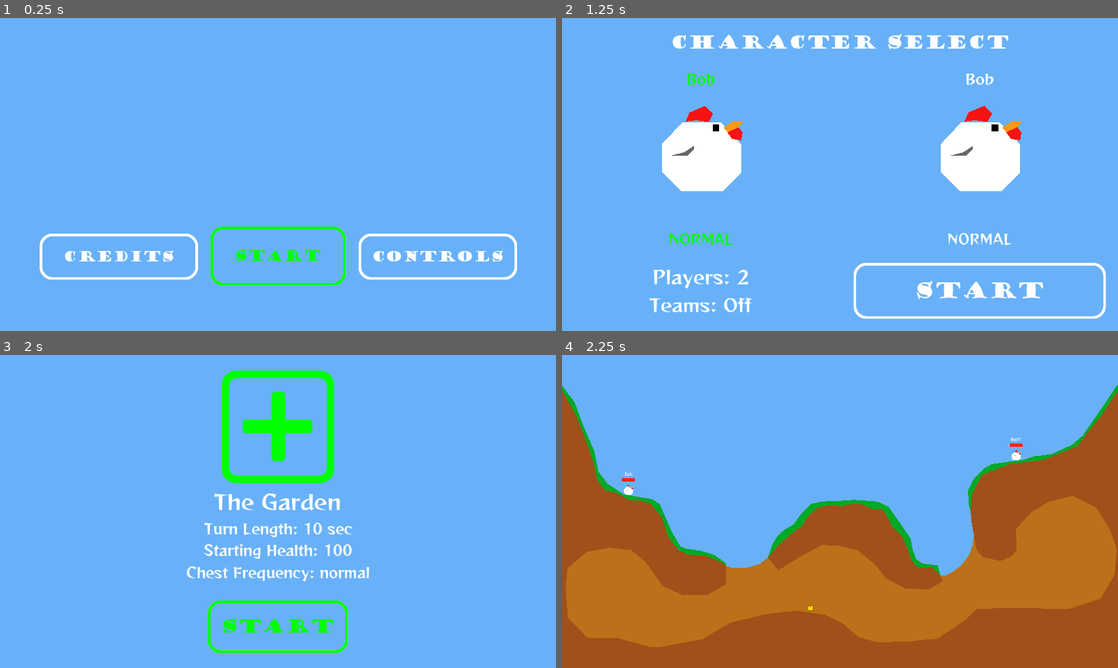
Above: before the commit, frames 1-4 (two rows, left to right).
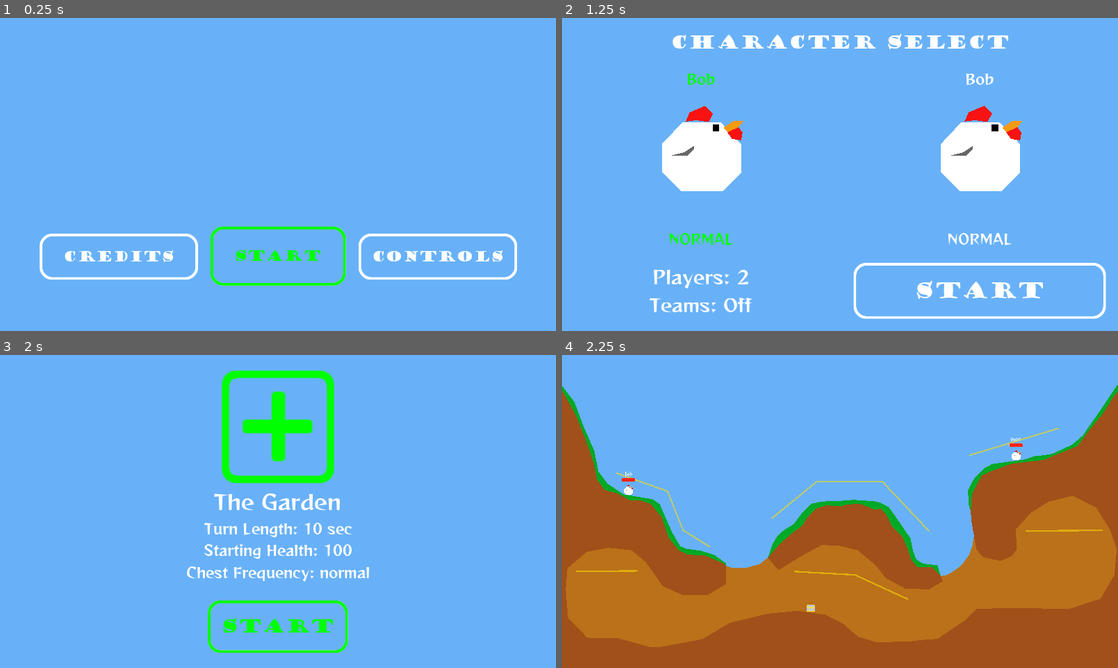
Above: after the commit, the same moments.

Repository: Athakaspen/NotWorms
Game: Godot game, scene res://MainScenes/MainMenu.tscn
Same seed, same stepped clock (60 frames per second), same inputs: the game is played once before the commit and once after it.
Inputs:
- Up to frame 1 (0.25 s): no input
- Up to frame 2 (1.25 s): click "Start" at 0.5 s
- Up to frame 3 (2 s): click "Start" at 1.25 s
- Up to frame 4 (2.25 s): click "Start" at 2 s

Frames 1-3 are identical in both runs. In frame 4, 0.6% of the frame differs, in the area x 2-98%, y 23-82%.

Commit message:
Added barrels and lattuce, fixed bomb smoke, improved chest graphic

Diff:
--- a/MainScenes/Maps/Map1.tscn
+++ b/MainScenes/Maps/Map1.tscn
@@ -260,22 +260,21 @@
 script = ExtResource( 4 )
 
 [node name="ChestSpawner" type="Node2D" parent="."]
-visible = false
 script = ExtResource( 2 )
 
 [node name="ChestLine" type="Line2D" parent="ChestSpawner"]
 modulate = Color( 1, 0.866667, 0.00784314, 0.552941 )
-points = PoolVector2Array( 492, 602, 1206, 1154 )
+points = PoolVector2Array( 478, 768, 840, 886, 949, 1136, 1138, 1244 )
 default_color = Color( 1, 1, 1, 1 )
 
 [node name="ChestLine2" type="Line2D" parent="ChestSpawner"]
 modulate = Color( 1, 0.866667, 0.00784314, 0.552941 )
-points = PoolVector2Array( 3570, 360, 2932, 581 )
+points = PoolVector2Array( 3582, 482, 2954, 656 )
 default_color = Color( 1, 1, 1, 1 )
 
 [node name="ChestLine3" type="Line2D" parent="ChestSpawner"]
 modulate = Color( 1, 0.866667, 0.00784314, 0.552941 )
-points = PoolVector2Array( 2665, 1098, 2177, 709, 1564, 1037 )
+points = PoolVector2Array( 2673, 1142, 2345, 823, 1888, 823, 1569, 1061 )
 default_color = Color( 1, 1, 1, 1 )
 
 [node name="ChestLine4" type="Line2D" parent="ChestSpawner"]
@@ -290,7 +289,7 @@
 
 [node name="ChestLine6" type="Line2D" parent="ChestSpawner"]
 modulate = Color( 1, 0.866667, 0.00784314, 0.552941 )
-points = PoolVector2Array( 2462, 1559, 1937, 1300 )
+points = PoolVector2Array( 2525, 1579, 2154, 1423, 1727, 1401 )
 default_color = Color( 1, 1, 1, 1 )
 
 [node name="ChestHolder" type="Node2D" parent="."]
--- /dev/null
+++ b/Scripts/Barrel.gd
@@ -0,0 +1,91 @@
+extends RigidBody2D
+
+var owning_player = "UNDEFINED"
+
+var explosion_particles_res = preload("res://SubScenes/Weapons/ExplosionParticles.tscn")
+
+# This var used for particles only
+var explosion_radius = 200
+var explosion_damage = 25
+var explosion_force = 2500
+
+var fakebullet_res = preload("res://SubScenes/FakeBullet.tscn")
+
+var explosion_delay = 1.0 # sec
+
+var grav
+
+var has_exploded = false
+
+# Called when the node enters the scene tree for the first time.
+func _ready():
+	grav = gravity_scale
+	gravity_scale = 0.0
+
+func do_damage(_value:int, source_player:String = "UNDEFINED"):
+	if not has_exploded:
+		has_exploded = true
+		self.owning_player = source_player
+		modulate = Color.red
+		$DelayTimer.wait_time = explosion_delay
+		$DelayTimer.start()
+
+		# Keep turn in projectile mode
+		var fb = fakebullet_res.instance()
+		fb.wait_time = explosion_delay
+		fb.position = position
+		MatchInfo.projectile_holder.add_child(fb)
+
+		yield($DelayTimer, "timeout")
+		_explode()
+
+func _explode() -> void:
+	var hit_terrain := false
+	for body in $DetectionArea.get_overlapping_bodies():
+		if body.is_in_group("Destructible"):
+			body.get_parent().clip(body, $ExplosionArea/ExplosionPoly)
+			hit_terrain = true
+
+		elif body in $ExplosionArea.get_overlapping_bodies():
+			if body.is_in_group("Knockback"):
+				body.apply_central_impulse( \
+					(body.global_position - global_position).normalized() * explosion_force)
+			if body.is_in_group("Damageable"):
+				if body.has_method("do_damage"):
+					body.do_damage(explosion_damage, owning_player)
+				else: body.get_parent().do_damage(explosion_damage, owning_player)
+
+	# Explosion Particle effect
+	var particles = explosion_particles_res.instance()
+	particles.set_radius(explosion_radius)
+	particles.position = position
+	if not hit_terrain: particles.set_dirt_visible(false)
+	MatchInfo.projectile_holder.call_deferred("add_child", particles)
+
+
+
+	call_deferred("queue_free")
+
+#func _on_Chest_body_entered(body):
+#	if body.is_in_group("Player"):
+#		body.parent.give(contents)
+#
+#		# pre-delete
+#		self.sleeping = true
+#		self.visible = false
+#		$CollisionPolygon2D.call_deferred("set_disabled", true)
+#
+#		# Popups
+#		for item in self.contents:
+#			var popup = popup_res.instance()
+#			get_parent().add_child(popup)
+#			popup.set_text("+" + str(contents[item]) + " " + GameData.WeaponData[item]["pretty_name"])
+#			popup.set_color(Color.green)
+#			popup.set_lifespan(2.0)
+#			popup.position = self.position
+#			yield(get_tree().create_timer(0.5), "timeout")
+#
+#		self.queue_free()
+
+func _on_Timer_timeout():
+	gravity_scale = grav
--- a/Scripts/ChestSpawner.gd
+++ b/Scripts/ChestSpawner.gd
@@ -1,6 +1,8 @@
 extends Node2D
 
 var chest_res = preload("res://SubScenes/Chest.tscn")
+var barrel_res = preload("res://SubScenes/Barrel.tscn")
+var lettuce_res = preload("res://SubScenes/Lettuce.tscn")
 var last_chest = null
 
 # Called when the node enters the scene tree for the first time.
@@ -22,6 +24,18 @@
 	MatchInfo.chest_holder.add_child(new_chest)
 	last_chest = new_chest
 
+func spawn_barrel():
+	var new_chest = barrel_res.instance()
+	new_chest.position = get_random_point()
+	MatchInfo.chest_holder.add_child(new_chest)
+	last_chest = new_chest
+
+func spawn_lettuce():
+	var new_chest = lettuce_res.instance()
+	new_chest.position = get_random_point()
+	MatchInfo.chest_holder.add_child(new_chest)
+	last_chest = new_chest
+
 func get_cam_point():
 	if is_instance_valid(last_chest):
 		return last_chest.global_position
--- /dev/null
+++ b/Scripts/FakeBullet.gd
@@ -0,0 +1,21 @@
+extends Timer
+
+
+# Declare member variables here. Examples:
+# var a = 2
+# var b = "text"
+
+
+# Called when the node enters the scene tree for the first time.
+#func _ready():
+#	pass # Replace with function body.
+
+
+# Called every frame. 'delta' is the elapsed time since the previous frame.
+#func _process(delta):
+#	pass
+
+var position = Vector2.ZERO
+
+func _on_FakeBullet_timeout():
+	self.queue_free()
--- /dev/null
+++ b/Scripts/Lettuce.gd
@@ -0,0 +1,21 @@
+extends RigidBody2D
+
+var popup_res = preload("res://SubScenes/DamagePopup.tscn")
+
+var heal_amount = 30
+
+var grav
+
+# Called when the node enters the scene tree for the first time.
+func _ready():
+	grav = gravity_scale
+	gravity_scale = 0.0
+
+func _on_Lettuce_body_entered(body):
+	if body.is_in_group("Player"):
+		body.parent.heal(heal_amount)
+
+		self.queue_free()
+
+func _on_Timer_timeout():
+	gravity_scale = grav
--- a/Scripts/Menu.gd
+++ b/Scripts/Menu.gd
@@ -22,7 +22,9 @@
 	get_tree().change_scene(start_path)
 
 func _on_CreditsButton_pressed():
+# warning-ignore:return_value_discarded
 	get_tree().change_scene("res://MainScenes/Credits.tscn")
 
 func _on_ControlsButton_pressed():
+# warning-ignore:return_value_discarded
 	get_tree().change_scene("res://MainScenes/Controls.tscn")
--- a/Scripts/Player.gd
+++ b/Scripts/Player.gd
@@ -180,6 +180,20 @@
 	if health == 0:
 		die(source_player)
 
+func heal(amount: int):
+	health = int(clamp(health+amount, 0, MAX_HEALTH))
+
+	# create popup
+	var damage_popup = damage_popup_res.instance()
+	damage_popup.set_text("-" + str(amount))
+	damage_popup.set_color(Color.green)
+	damage_popup.set_lifespan(1.0)
+	damage_popup.position = player_body.position \
+		+ Vector2(rand_range(-20, 20), rand_range(-10, 10))
+	get_parent().level.add_child(damage_popup)
+
+	update_healthbar()
+
 func set_team(new_team : String):
 	self.team = new_team
 	# Change color if this is a team match
--- a/Scripts/Singletons/MatchInfo.gd
+++ b/Scripts/Singletons/MatchInfo.gd
@@ -49,6 +49,7 @@
 var starting_health : int = 100
 # How often chests will drop
 # values are "rare", "normal", "max"
+# ACTUALLY, applies to all items
 var chest_freq = "normal"
 
 var starting_inventory = {
@@ -162,13 +163,35 @@
 func get_turns_til_next_chest() -> int:
 	match chest_freq:
 		"rare":
-			return randi() % 5 + 2
+			return randi() % 4 + 3
 		"normal":
-			return randi() % 3 + 1
+			return randi() % 3 + 2
 		"max":
 			return 1
 	print("Unexpected chest_freq, defaulting to normal")
 	return randi() % 3 + 1
+
+func get_turns_til_next_barrel() -> int:
+	match chest_freq:
+		"rare":
+			return randi() % 5 + 3
+		"normal":
+			return randi() % 4 + 2
+		"max":
+			return 1
+	print("Unexpected chest_freq, defaulting to normal")
+	return randi() % 4 + 2
+
+func get_turns_til_next_lettuce() -> int:
+	match chest_freq:
+		"rare":
+			return randi() % 5 + 3
+		"normal":
+			return randi() % 3 + 3
+		"max":
+			return 1
+	print("Unexpected chest_freq, defaulting to normal")
+	return randi() % 3 + 3
 
 # Set the name of the winner, for use on winscreen
 func add_winner_name(playername:String):
--- a/Scripts/TurnQueue.gd
+++ b/Scripts/TurnQueue.gd
@@ -35,6 +35,8 @@
 var team_turn_queue
 
 var turns_til_next_chest = 1
+var turns_til_next_barrel = MatchInfo.get_turns_til_next_barrel()
+var turns_til_next_lettuce = MatchInfo.get_turns_til_next_lettuce()
 
 func initialize():
 
@@ -69,6 +71,7 @@
 
 func main_loop():
 	while true:
+#		print ("Loop top")
 		active_player = get_next_player()
 		STATE = State.PRETURN
 		yield(init_preturn(), "completed")
@@ -102,15 +105,40 @@
 		# Reset zoom after the player's turn is done
 		MatchInfo.game_camera.reset_zoom()
 
+		#Items
 		turns_til_next_chest -= 1
 		if turns_til_next_chest <= 0:
 			STATE = State.CHEST
 			yield(init_chest_spawn(), "completed")
 
+		turns_til_next_barrel -= 1
+		if turns_til_next_barrel <= 0:
+			STATE = State.CHEST
+			yield(init_barrel_spawn(), "completed")
+
+		turns_til_next_lettuce -= 1
+		if turns_til_next_lettuce <= 0:
+			STATE = State.CHEST
+			yield(init_lettuce_spawn(), "completed")
+
 		# Stop if we've detected that the game is over
 		if STATE == State.GAMEOVER:
 #			do_endgame()
 			break
+
+# This doesn't work because yield is weird
+#func do_items_phase():
+#	turns_til_next_chest -= 1
+#	if turns_til_next_chest <= 0:
+#		STATE = State.CHEST
+#		yield(init_chest_spawn(), "completed")
+#		print("yield1 done")
+#
+#	turns_til_next_barrel -= 1
+#	if turns_til_next_barrel <= 0:
+#		STATE = State.CHEST
+#		yield(init_barrel_spawn(), "completed")
+#		print("yield2 done")
 
 func get_next_player():
 	if MatchInfo.TEAM_MODE == "off":
@@ -177,6 +205,18 @@
 	CAM_MODE = CamMode.CHEST
 	yield(get_tree().create_timer(2.5), "timeout")
 
+func init_barrel_spawn():
+	MatchInfo.chest_spawner.spawn_barrel()
+	turns_til_next_barrel = MatchInfo.get_turns_til_next_barrel()
+	CAM_MODE = CamMode.CHEST
+	yield(get_tree().create_timer(2.5), "timeout")
+
+func init_lettuce_spawn():
+	MatchInfo.chest_spawner.spawn_lettuce()
+	turns_til_next_lettuce = MatchInfo.get_turns_til_next_lettuce()
+	CAM_MODE = CamMode.CHEST
+	yield(get_tree().create_timer(2.5), "timeout")
+
 func do_endgame():
 	CAM_MODE = CamMode.PROJECTILE
 	yield(get_tree().create_timer(1.6), "timeout")
--- a/Scripts/Weapons/BouncyBomb_Proj.gd
+++ b/Scripts/Weapons/BouncyBomb_Proj.gd
@@ -63,7 +63,9 @@
 				body.apply_central_impulse( \
 					(body.global_position - global_position).normalized() * explosion_force)
 			if body.is_in_group("Damageable"):
-				body.get_parent().do_damage(explosion_damage, owning_player)
+				if body.has_method("do_damage"):
+					body.do_damage(explosion_damage, owning_player)
+				else: body.get_parent().do_damage(explosion_damage, owning_player)
 
 	# Explosion Particle effect
 	var particles = explosion_particles_res.instance()
--- a/Scripts/Weapons/RocketLauncher_Proj.gd
+++ b/Scripts/Weapons/RocketLauncher_Proj.gd
@@ -1,6 +1,6 @@
 extends RigidBody2D
 
-var explosion_radius = 90
+var explosion_radius = 100
 var detection_margin = 40
 var explosion_poly
 
@@ -28,7 +28,7 @@
 	$Timer.start(explosion_delay)
 
 	# This code taken directly from the destructible terrain demo
-	var nb_points = 24
+	var nb_points = 28
 	var points = PoolVector2Array()
 	for i in range(nb_points+1):
 		var point = deg2rad(i * 360.0 / nb_points - 90)
@@ -84,7 +84,9 @@
 					body.apply_central_impulse( \
 						(body.global_position - global_position).normalized() * explosion_force * 5)
 			if body.is_in_group("Damageable"):
-				body.get_parent().do_damage(explosion_damage, owning_player)
+				if body.has_method("do_damage"):
+					body.do_damage(explosion_damage, owning_player)
+				else: body.get_parent().do_damage(explosion_damage, owning_player)
 
 	# Explosion Particle effect
 	var particles = explosion_particles_res.instance()
--- a/Scripts/Weapons/RomanCandle_Proj.gd
+++ b/Scripts/Weapons/RomanCandle_Proj.gd
@@ -4,7 +4,7 @@
 var detection_margin = 30
 var explosion_poly
 
-var explosion_force = 160
+var explosion_force = 150
 var explosion_damage = 0 # This will be set by the gun
 var owning_player = "UNDEFINED"
 
@@ -85,11 +85,16 @@
 #					body.apply_central_impulse( \
 #						(body.global_position - global_position).normalized() * explosion_force * -.2)
 			if body.is_in_group("Damageable"):
+				var affected_node
+				if body.has_method("do_damage"):
+					affected_node = body
+				else:
+					affected_node = body.get_parent()
 				# Do less damage to owner
-				if body.get_parent().name != owning_player:
-					body.get_parent().do_damage(explosion_damage, owning_player)
+				if affected_node.name != owning_player:
+					affected_node.do_damage(explosion_damage, owning_player)
 				else:
-					body.get_parent().do_damage(explosion_damage*0.4, owning_player)
+					affected_node.do_damage(explosion_damage*0.4, owning_player)
 
 	# Explosion Particle effect
 	var particles = explosion_particles_res.instance()
--- /dev/null
+++ b/SubScenes/Barrel.tscn
@@ -0,0 +1,83 @@
+[gd_scene load_steps=3 format=2]
+
+[ext_resource path="res://Scripts/Barrel.gd" type="Script" id=1]
+
+[sub_resource type="CircleShape2D" id=1]
+radius = 206.0
+
+[node name="Barrel" type="RigidBody2D" groups=["Barrel", "Damageable"]]
+mass = 3.0
+gravity_scale = 6.0
+can_sleep = false
+script = ExtResource( 1 )
+
+[node name="Barrel" type="Polygon2D" parent="."]
+scale = Vector2( 1.6, 1.6 )
+color = Color( 1, 0, 0, 1 )
+polygon = PoolVector2Array( -15, 19, 15, 19, 16, 16, 17, 8, 17, -10, 16, -18, 15, -21, -15, -21, -16, -18, -17, -10, -17, 8, -16, 16 )
+
+[node name="Bands" type="Polygon2D" parent="Barrel"]
+position = Vector2( 0, -1 )
+color = Color( 0.568627, 0, 0, 1 )
+polygon = PoolVector2Array( -16, -20, -16, -17, 16, -17, 16, -20 )
+
+[node name="Bands2" type="Polygon2D" parent="Barrel"]
+position = Vector2( -1, 35 )
+color = Color( 0.568627, 0, 0, 1 )
+polygon = PoolVector2Array( -15, -19, -15, -16, 17, -16, 17, -19 )
+
+[node name="Bands3" type="Polygon2D" parent="Barrel"]
+position = Vector2( -1, 24 )
+color = Color( 0.568627, 0, 0, 1 )
+polygon = PoolVector2Array( -16, -19, -16, -16, -5, -16, 7, -16, 18, -16, 18, -19, 7, -19, -5, -19 )
+
+[node name="Bands4" type="Polygon2D" parent="Barrel"]
+position = Vector2( -1, 10 )
+color = Color( 0.568627, 0, 0, 1 )
+polygon = PoolVector2Array( -16, -20, -16, -17, -5, -17, 7, -17, 18, -17, 18, -20, 7, -20, -5, -20 )
+
+[node name="Polygon2D" type="Polygon2D" parent="Barrel"]
+color = Color( 0, 0, 0, 1 )
+polygon = PoolVector2Array( -6, 4, 6, 4, 0, -6 )
+
+[node name="Polygon2D2" type="Polygon2D" parent="Barrel"]
+color = Color( 1, 0.843137, 0, 1 )
+polygon = PoolVector2Array( -4, 3, 4, 3, 0, -4 )
+
+[node name="Polygon2D3" type="Polygon2D" parent="Barrel"]
+color = Color( 0, 0, 0, 1 )
+polygon = PoolVector2Array( 0, 1, 0, 1, 1, -2, 0, -2, -1, -2 )
+
+[node name="Polygon2D4" type="Polygon2D" parent="Barrel"]
+position = Vector2( 0, 2 )
+color = Color( 0, 0, 0, 1 )
+polygon = PoolVector2Array( -1, 0, 0, 1, 1, 0, 0, -1 )
+
+[node name="CollisionPolygon2D" type="CollisionPolygon2D" parent="."]
+scale = Vector2( 1.6, 1.6 )
+polygon = PoolVector2Array( -16, 19, -17, 8, -17, -10, -16, -21, 16, -21, 17, -10, 17, 8, 16, 19 )
+
+[node name="Timer" type="Timer" parent="."]
+wait_time = 0.6
+one_shot = true
+autostart = true
+
+[node name="DetectionArea" type="Area2D" parent="."]
+
+[node name="DetectionPolygon" type="CollisionPolygon2D" parent="DetectionArea"]
+polygon = PoolVector2Array( 5, -235, 120, -231, 234, -102, 230, 81, 119, 204, -28, 219, -159, 171, -234, 51, -226, -108, -106, -213 )
+
+[node name="ExplosionArea" type="Area2D" parent="."]
+
+[node name="ExplosionPoly" type="CollisionPolygon2D" parent="ExplosionArea"]
+scale = Vector2( 2.4, 2.4 )
+polygon = PoolVector2Array( -51, 61, -52, 40, -77, 43, -65, 20, -83, 4, -64, -10, -81, -26, -62, -38, -54, -54, -41, -49, -33, -72, -15, -65, 2, -80, 13, -75, 19, -66, 53, -70, 45, -44, 70, -43, 61, -24, 83, -15, 77, -2, 63, 7, 80, 26, 53, 30, 58, 60, 29, 51, 23, 67, 8, 80, -7, 62, -27, 75, -27, 51 )
+
+[node name="CollisionShape2D" type="CollisionShape2D" parent="."]
+shape = SubResource( 1 )
+disabled = true
+
+[node name="DelayTimer" type="Timer" parent="."]
+one_shot = true
+
+[connection signal="timeout" from="Timer" to="." method="_on_Timer_timeout"]
--- a/SubScenes/Chest.tscn
+++ b/SubScenes/Chest.tscn
@@ -10,9 +10,72 @@
 can_sleep = false
 script = ExtResource( 1 )
 
+[node name="Polygon2D3" type="Polygon2D" parent="."]
+visible = false
+color = Color( 0.733333, 0.447059, 0.101961, 1 )
+polygon = PoolVector2Array( -349, 163, -355, -287, 320, -256, 345, 244 )
+
+[node name="Polygon2D2" type="Polygon2D" parent="."]
+color = Color( 0.729412, 0.764706, 0.929412, 1 )
+polygon = PoolVector2Array( -30, -15, -30, 14.625, -23.5, 20, 24.375, 20, 31, 13.375, 31, -15, 23, -24, -20, -24 )
+
+[node name="Polygon2D" type="Polygon2D" parent="Polygon2D2"]
+color = Color( 1, 0.905882, 0.141176, 1 )
+polygon = PoolVector2Array( -26, 20, 27, 20, 31, 16, 31, -12, 28, -12, 28, 15, 26, 17, -25, 17, -27, 15, -27, -12, -30, -12, -30, 16 )
+
+[node name="Polygon2D2" type="Polygon2D" parent="Polygon2D2"]
+color = Color( 1, 0.905882, 0.141176, 1 )
+polygon = PoolVector2Array( -20, -24, -30, -15, -31, -11, -27, -11, -26, -15, -18, -22, 21, -22, 27, -15, 28, -11, 32, -11, 31, -15, 23, -24 )
+
+[node name="Polygon2D3" type="Polygon2D" parent="Polygon2D2"]
+position = Vector2( 0, 4 )
+color = Color( 1, 0.905882, 0.141176, 1 )
+polygon = PoolVector2Array( -31, -15, -31, -12, 32, -12, 32, -15 )
+
+[node name="Polygon2D4" type="Polygon2D" parent="Polygon2D2"]
+position = Vector2( 18, 0 )
+color = Color( 1, 0.905882, 0.141176, 1 )
+polygon = PoolVector2Array( -30, -15, -30, -11, -26, -11, -26, -15, -23, -22, -27, -22 )
+
+[node name="Polygon2D8" type="Polygon2D" parent="Polygon2D2"]
+position = Vector2( 13, 14 )
+color = Color( 1, 0.905882, 0.141176, 1 )
+polygon = PoolVector2Array( -29, 3, -21, 3, -23, 1, -23, -22, -27, -22, -27, 1 )
+
+[node name="Polygon2D9" type="Polygon2D" parent="Polygon2D2"]
+position = Vector2( 38, 14 )
+color = Color( 1, 0.905882, 0.141176, 1 )
+polygon = PoolVector2Array( -29, 3, -21, 3, -23, 1, -23, -22, -27, -22, -27, 1 )
+
+[node name="Polygon2D5" type="Polygon2D" parent="Polygon2D2"]
+position = Vector2( 41, 0 )
+color = Color( 1, 0.905882, 0.141176, 1 )
+polygon = PoolVector2Array( -32, -15, -32, -11, -28, -11, -28, -15, -32, -22, -36, -22 )
+
+[node name="Polygon2D10" type="Polygon2D" parent="Polygon2D2"]
+modulate = Color( 1, 1, 1, 0.454902 )
+position = Vector2( 7, 13 )
+color = Color( 0.501961, 0.47451, 0, 1 )
+polygon = PoolVector2Array( -38, -21, -30, -20, -14, -20, -11, -12, -3, -12, 0, -20, 17, -20, 25, -21, 24, -21, -37, -21 )
+
+[node name="Polygon2D6" type="Polygon2D" parent="Polygon2D2"]
+position = Vector2( 34, 14 )
+color = Color( 1, 0.905882, 0.141176, 1 )
+polygon = PoolVector2Array( -38, -13, -34, -10, -30, -13, -28, -22, -40, -22 )
+
+[node name="Polygon2D7" type="Polygon2D" parent="Polygon2D2"]
+position = Vector2( 34, 15 )
+color = Color( 0.533333, 0.407843, 0.145098, 1 )
+polygon = PoolVector2Array( -35, -15, -34, -13, -33, -15, -33, -18, -31, -20, -31, -22, -33, -24, -35, -24, -37, -22, -37, -20, -35, -18 )
+
 [node name="Polygon2D" type="Polygon2D" parent="."]
+visible = false
+modulate = Color( 1, 1, 1, 0.333333 )
 color = Color( 0.666667, 0.282353, 0, 1 )
 polygon = PoolVector2Array( -20, -12, -20, 16, 20, 16, 20, -12, 9, -19, -9, -19 )
+__meta__ = {
+"_edit_lock_": true
+}
 
 [node name="Polygon2D" type="Polygon2D" parent="Polygon2D"]
 position = Vector2( -10, 7 )
@@ -40,7 +103,8 @@
 polygon = PoolVector2Array( -13, -13, -14, -16, -8, -16, -9, -13, -11, -12 )
 
 [node name="CollisionPolygon2D" type="CollisionPolygon2D" parent="."]
-polygon = PoolVector2Array( -20, 16, -20, -12, -9, -19, 9, -19, 20, -12, 20, 16 )
+visible = false
+polygon = PoolVector2Array( -30, 16, -30, -15, -20, -24, 23, -24, 31, -15, 31, 16, 27, 20, -26, 20 )
 
 [node name="Timer" type="Timer" parent="."]
 wait_time = 0.6
--- /dev/null
+++ b/SubScenes/FakeBullet.tscn
@@ -0,0 +1,10 @@
+[gd_scene load_steps=2 format=2]
+
+[ext_resource path="res://Scripts/FakeBullet.gd" type="Script" id=1]
+
+[node name="FakeBullet" type="Timer"]
+one_shot = true
+autostart = true
+script = ExtResource( 1 )
+
+[connection signal="timeout" from="." to="." method="_on_FakeBullet_timeout"]
--- /dev/null
+++ b/SubScenes/Lettuce.tscn
@@ -0,0 +1,56 @@
+[gd_scene load_steps=3 format=2]
+
+[ext_resource path="res://Scripts/Lettuce.gd" type="Script" id=1]
+[ext_resource path="res://Sprites/Lettuce_Boy_Better_close.png" type="Texture" id=2]
+
+[node name="Lettuce" type="RigidBody2D" groups=["Chest", "Knockback"]]
+mass = 3.0
+gravity_scale = 6.0
+contacts_reported = 10
+contact_monitor = true
+can_sleep = false
+script = ExtResource( 1 )
+
+[node name="Polygon2D" type="Polygon2D" parent="."]
+color = Color( 0.666667, 0.282353, 0, 1 )
+polygon = PoolVector2Array( -20, -12, -20, 16, 20, 16, 20, -12, 9, -19, -9, -19 )
+
+[node name="Polygon2D" type="Polygon2D" parent="Polygon2D"]
+position = Vector2( -10, 7 )
+color = Color( 0.941176, 0.858824, 0, 1 )
+polygon = PoolVector2Array( -7, 6, -7, -16, 6, -16, 6, 6 )
+
+[node name="Polygon2D3" type="Polygon2D" parent="Polygon2D"]
+position = Vector2( -6, -18 )
+color = Color( 0.941176, 0.858824, 0, 1 )
+polygon = PoolVector2Array( -9, 6, -3, 2, 4, 2, 4, 6 )
+
+[node name="Polygon2D4" type="Polygon2D" parent="Polygon2D"]
+position = Vector2( 9, -18 )
+color = Color( 0.941176, 0.858824, 0, 1 )
+polygon = PoolVector2Array( -11, 6, -11, 2, -1, 2, 5, 6 )
+
+[node name="Polygon2D2" type="Polygon2D" parent="Polygon2D"]
+position = Vector2( 11, 7 )
+color = Color( 0.941176, 0.858824, 0, 1 )
+polygon = PoolVector2Array( -16, 6, -16, -16, 6, -16, 6, 6 )
+
+[node name="Polygon2D5" type="Polygon2D" parent="Polygon2D"]
+position = Vector2( 11, 7 )
+color = Color( 0.666667, 0.282353, 0, 1 )
+polygon = PoolVector2Array( -13, -13, -14, -16, -8, -16, -9, -13, -11, -12 )
+
+[node name="Sprite" type="Sprite" parent="."]
+scale = Vector2( 0.2, 0.2 )
+texture = ExtResource( 2 )
+
+[node name="CollisionPolygon2D" type="CollisionPolygon2D" parent="."]
+polygon = PoolVector2Array( -23, 17, -27, 1, -22, -14, -8, -24, 8, -24, 18, -18, 25, -8, 26, 8, 20, 19, 8, 25, -14, 25 )
+
+[node name="Timer" type="Timer" parent="."]
+wait_time = 0.6
+one_shot = true
+autostart = true
+
+[connection signal="body_entered" from="." to="." method="_on_Lettuce_body_entered"]
+[connection signal="timeout" from="Timer" to="." method="_on_Timer_timeout"]
--- a/SubScenes/Weapons/BouncyBomb_Proj.tscn
+++ b/SubScenes/Weapons/BouncyBomb_Proj.tscn
@@ -4,14 +4,14 @@
 [ext_resource path="res://SubScenes/Weapons/BouncyBomb_PhysicsMaterial.tres" type="PhysicsMaterial" id=2]
 
 [sub_resource type="Gradient" id=2]
-offsets = PoolRealArray( 0, 0.60262, 1 )
-colors = PoolColorArray( 1, 1, 1, 0.521569, 0.690196, 0.690196, 0.690196, 0.52549, 0.384314, 0.384314, 0.384314, 0.168627 )
+offsets = PoolRealArray( 0, 0.126638, 0.60262, 0.921397, 1 )
+colors = PoolColorArray( 0.859375, 0.859375, 0.859375, 0.180392, 0.674316, 0.674316, 0.674316, 0.521825, 0.695313, 0.695313, 0.695313, 0.376471, 0.554688, 0.554688, 0.554688, 0.168627, 0, 0, 0, 0 )
 
 [sub_resource type="GradientTexture" id=3]
 gradient = SubResource( 2 )
 
 [sub_resource type="Curve" id=4]
-_data = [ Vector2( 0.00396825, 0.209091 ), 0.0, 0.551515, 0, 0, Vector2( 1, 1 ), 2.13291, 0.0, 0, 0 ]
+_data = [ Vector2( 0, 0.148864 ), 0.0, 1.09091, 0, 0, Vector2( 1, 1 ), 2.97569, 0.0, 0, 0 ]
 
 [sub_resource type="CurveTexture" id=5]
 curve = SubResource( 4 )
@@ -21,7 +21,7 @@
 emission_sphere_radius = 1.0
 flag_disable_z = true
 direction = Vector3( 0, -1, 0 )
-gravity = Vector3( 0, -150, 0 )
+gravity = Vector3( 0, -300, 0 )
 initial_velocity = 10.0
 initial_velocity_random = 0.4
 angular_velocity = 100.0
@@ -30,7 +30,7 @@
 orbit_velocity_random = 0.0
 angle = 90.0
 angle_random = 1.0
-scale = 20.0
+scale = 40.0
 scale_random = 0.35
 scale_curve = SubResource( 5 )
 color_ramp = SubResource( 3 )
@@ -54,8 +54,9 @@
 
 [node name="Particles2D" type="Particles2D" parent="."]
 position = Vector2( 0, -13 )
-amount = 50
+amount = 80
 lifetime = 0.5
+speed_scale = 0.4
 local_coords = false
 process_material = SubResource( 6 )
 
Binary file added: Sprites/Lettuce_Boy_Better_close.png
Not shown, added: Sprites/Lettuce_Boy_Better_close.png.import
